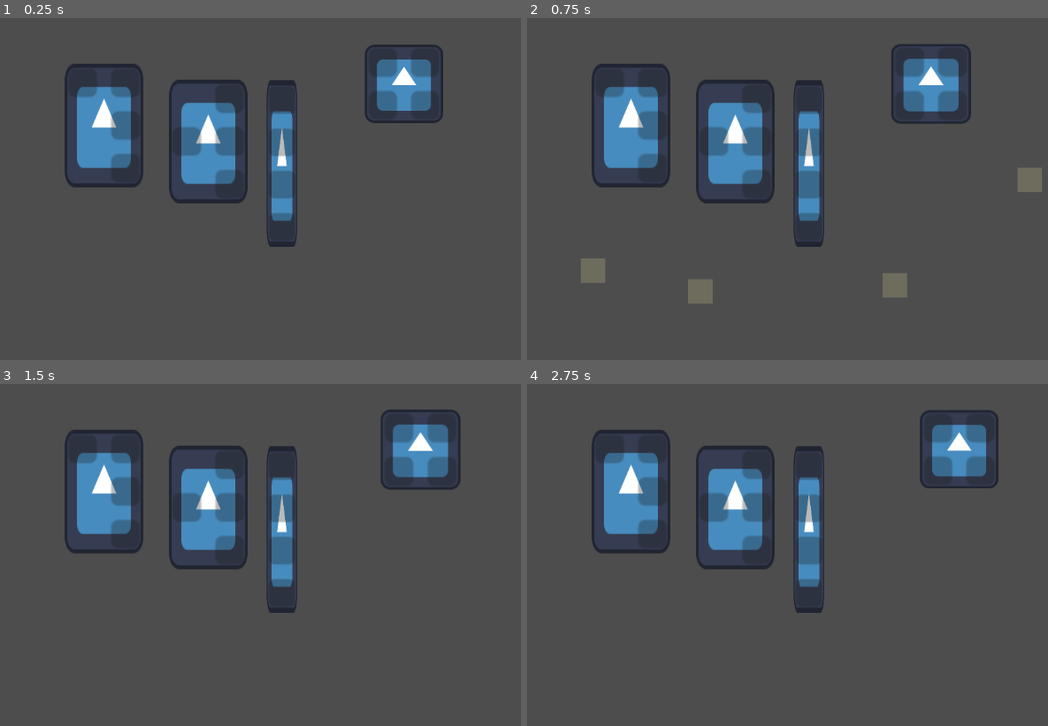
Above: before the commit, frames 1-4 (two rows, left to right).
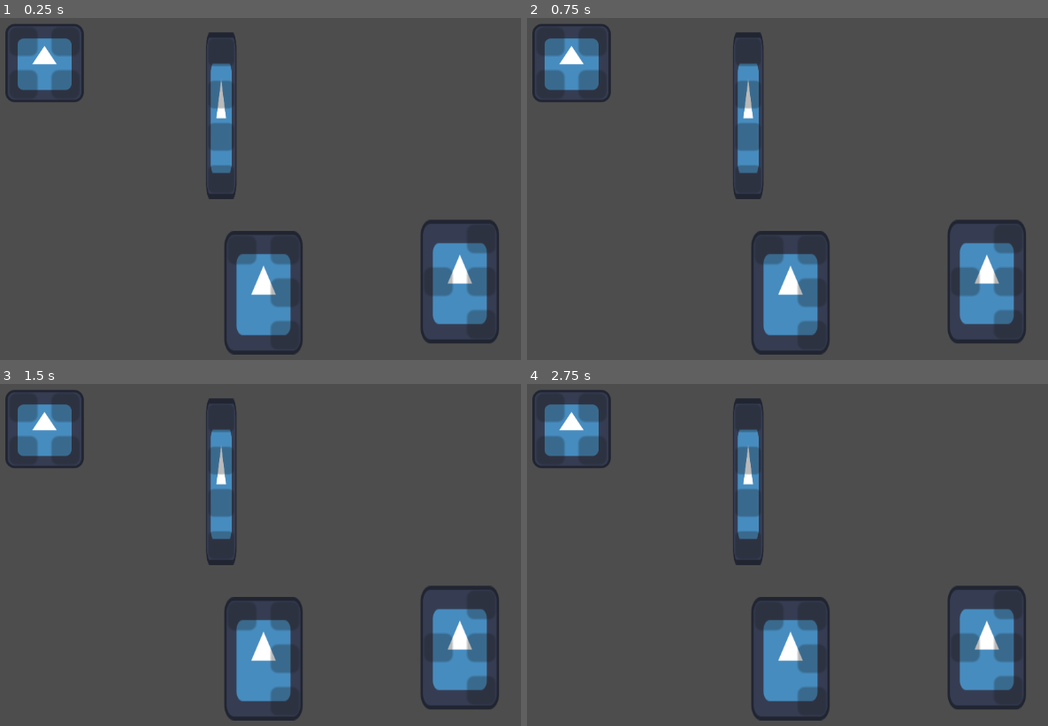
Above: after the commit, the same moments.

Repository: RRealJ/GameJam2024
Game: Godot game, scene res://cenas/testesPecas.tscn
Same seed, same stepped clock (60 frames per second), same inputs: the game is played once before the commit and once after it. The project has no main scene, so this scene is started directly. The engine's default icon, where the game draws it, is replaced by a stand-in: a white triangle on a blue panel in a dark square.
Inputs (mouse positions are in pixels of both pictures, inside the frame that each line leads up to):
- Up to frame 1 (0.25 s): no input
- Up to frame 2 (0.75 s): tap Enter at 0.5 s; move the mouse to (912, 62) at 0.52 s; press the mouse at (912, 62) at 0.53 s
- Up to frame 3 (1.5 s): tap Space at 1.25 s; move the mouse to (427, 428) at 1.27 s; release the mouse at (427, 428) at 1.28 s; click (427, 428) at 1.35 s
- Up to frame 4 (2.75 s): tap Enter at 2 s; move the mouse to (938, 472) at 2.02 s; press the mouse at (938, 472) at 2.03 s

The runs differ from the first frame. In frame 1, 25% of the frame differs, in the area x 1-96%, y 1-99%; in frame 2, 26%, in the area x 1-99%, y 1-99%; in frame 3, 25%; in frame 4, 25%.

Commit message:
bug dos encaixes consertados, porém tem um bug na hora de soltar no buraco, onde ele não vai no encaixe

Diff:
--- a/cenas/peca2x2.tscn
+++ b/cenas/peca2x2.tscn
@@ -2,7 +2,7 @@
 
 [ext_resource type="Texture2D" uid="uid://c87dfcgjth2gt" path="res://icon.svg" id="1_3b64e"]
 [ext_resource type="Script" path="res://scripts/peca_geral.gd" id="1_bh5f1"]
-[ext_resource type="Script" path="res://scripts/encaixe.gd" id="3_k0ldg"]
+[ext_resource type="Script" path="res://scripts/encaixes.gd" id="3_fqsut"]
 
 [sub_resource type="RectangleShape2D" id="RectangleShape2D_mo62t"]
 size = Vector2(31.0189, 30.6685)
@@ -26,6 +26,7 @@
 offset_bottom = -2.99999
 mouse_filter = 2
 disabled = true
+metadata/_edit_use_anchors_ = true
 
 [node name="Button2" type="Button" parent="sprite/area"]
 offset_left = 3.0
@@ -60,7 +61,7 @@
 debug_color = Color(0, 0.6, 0.701961, 0.027451)
 
 [node name="enc1" type="Area2D" parent="sprite"]
-script = ExtResource("3_k0ldg")
+script = ExtResource("3_fqsut")
 
 [node name="encaixe1" type="CollisionShape2D" parent="sprite/enc1"]
 position = Vector2(-34, -34)
@@ -68,6 +69,7 @@
 debug_color = Color(0.862745, 0.203922, 0, 0.282353)
 
 [node name="enc2" type="Area2D" parent="sprite"]
+script = ExtResource("3_fqsut")
 
 [node name="encaixe2" type="CollisionShape2D" parent="sprite/enc2"]
 position = Vector2(34, -34)
@@ -75,6 +77,7 @@
 debug_color = Color(0.862745, 0.203922, 0, 0.282353)
 
 [node name="end3" type="Area2D" parent="sprite"]
+script = ExtResource("3_fqsut")
 
 [node name="encaixe3" type="CollisionShape2D" parent="sprite/end3"]
 position = Vector2(-34, 35)
@@ -82,6 +85,7 @@
 debug_color = Color(0.862745, 0.203922, 0, 0.282353)
 
 [node name="enc4" type="Area2D" parent="sprite"]
+script = ExtResource("3_fqsut")
 
 [node name="encaixe4" type="CollisionShape2D" parent="sprite/enc4"]
 position = Vector2(35, 36)
@@ -92,10 +96,15 @@
 [connection signal="body_entered" from="sprite/area" to="." method="_on_area_body_entered"]
 [connection signal="body_exited" from="sprite/area" to="." method="_on_area_body_exited"]
 [connection signal="mouse_entered" from="sprite/enc1" to="." method="_on_mouse_entered"]
+[connection signal="mouse_entered" from="sprite/enc1" to="sprite/enc1" method="_on_mouse_entered"]
 [connection signal="mouse_exited" from="sprite/enc1" to="." method="_on_mouse_exited"]
+[connection signal="ready" from="sprite/enc1" to="sprite/enc1" method="_on_ready"]
 [connection signal="mouse_entered" from="sprite/enc2" to="." method="_on_mouse_entered"]
+[connection signal="mouse_entered" from="sprite/enc2" to="sprite/enc2" method="_on_mouse_entered"]
 [connection signal="mouse_exited" from="sprite/enc2" to="." method="_on_mouse_exited"]
 [connection signal="mouse_entered" from="sprite/end3" to="." method="_on_mouse_entered"]
+[connection signal="mouse_entered" from="sprite/end3" to="sprite/end3" method="_on_mouse_entered"]
 [connection signal="mouse_exited" from="sprite/end3" to="." method="_on_mouse_exited"]
 [connection signal="mouse_entered" from="sprite/enc4" to="." method="_on_mouse_entered"]
+[connection signal="mouse_entered" from="sprite/enc4" to="sprite/enc4" method="_on_mouse_entered"]
 [connection signal="mouse_exited" from="sprite/enc4" to="." method="_on_mouse_exited"]
--- a/cenas/pecaI.tscn
+++ b/cenas/pecaI.tscn
@@ -1,7 +1,8 @@
-[gd_scene load_steps=5 format=3 uid="uid://ovgmopgfrdyf"]
+[gd_scene load_steps=6 format=3 uid="uid://ovgmopgfrdyf"]
 
 [ext_resource type="Script" path="res://scripts/peca_geral.gd" id="1_j2lf4"]
 [ext_resource type="Texture2D" uid="uid://c87dfcgjth2gt" path="res://icon.svg" id="2_ea7v6"]
+[ext_resource type="Script" path="res://scripts/encaixes.gd" id="3_onx1d"]
 
 [sub_resource type="RectangleShape2D" id="RectangleShape2D_y210c"]
 size = Vector2(39, 42)
@@ -16,26 +17,42 @@
 scale = Vector2(0.391, 2.125)
 texture = ExtResource("2_ea7v6")
 
-[node name="encaixes" type="Area2D" parent="sprite"]
+[node name="enc1" type="Area2D" parent="sprite"]
 position = Vector2(-71.6113, 3.76471)
 scale = Vector2(2.55754, 0.470588)
+script = ExtResource("3_onx1d")
 
-[node name="encaixe" type="CollisionShape2D" parent="sprite/encaixes"]
+[node name="encaixe" type="CollisionShape2D" parent="sprite/enc1"]
 position = Vector2(27.5, 96)
 shape = SubResource("RectangleShape2D_y210c")
 debug_color = Color(0.862745, 0.301961, 0, 0.188235)
 
-[node name="encaixe2" type="CollisionShape2D" parent="sprite/encaixes"]
+[node name="enc2" type="Area2D" parent="sprite"]
+position = Vector2(-71.6113, 3.76471)
+scale = Vector2(2.55754, 0.470588)
+script = ExtResource("3_onx1d")
+
+[node name="encaixe2" type="CollisionShape2D" parent="sprite/enc2"]
 position = Vector2(28, -112)
 shape = SubResource("RectangleShape2D_y210c")
 debug_color = Color(0.862745, 0.301961, 0, 0.188235)
 
-[node name="encaixe3" type="CollisionShape2D" parent="sprite/encaixes"]
+[node name="enc3" type="Area2D" parent="sprite"]
+position = Vector2(-71.6113, 3.76471)
+scale = Vector2(2.55754, 0.470588)
+script = ExtResource("3_onx1d")
+
+[node name="encaixe3" type="CollisionShape2D" parent="sprite/enc3"]
 position = Vector2(28, -43)
 shape = SubResource("RectangleShape2D_y210c")
 debug_color = Color(0.862745, 0.301961, 0, 0.188235)
 
-[node name="encaixe4" type="CollisionShape2D" parent="sprite/encaixes"]
+[node name="enc4" type="Area2D" parent="sprite"]
+position = Vector2(-71.6113, 3.76471)
+scale = Vector2(2.55754, 0.470588)
+script = ExtResource("3_onx1d")
+
+[node name="encaixe4" type="CollisionShape2D" parent="sprite/enc4"]
 position = Vector2(28, 25)
 shape = SubResource("RectangleShape2D_y210c")
 debug_color = Color(0.862745, 0.301961, 0, 0.188235)
@@ -90,7 +107,17 @@
 debug_color = Color(0, 0.6, 0.701961, 0)
 
 [connection signal="ready" from="." to="." method="_on_ready"]
+[connection signal="mouse_entered" from="sprite/enc1" to="." method="_on_mouse_entered"]
+[connection signal="mouse_entered" from="sprite/enc1" to="sprite/enc1" method="_on_mouse_entered"]
+[connection signal="mouse_exited" from="sprite/enc1" to="." method="_on_mouse_exited"]
+[connection signal="mouse_entered" from="sprite/enc2" to="." method="_on_mouse_entered"]
+[connection signal="mouse_entered" from="sprite/enc2" to="sprite/enc2" method="_on_mouse_entered"]
+[connection signal="mouse_exited" from="sprite/enc2" to="." method="_on_mouse_exited"]
+[connection signal="mouse_entered" from="sprite/enc3" to="." method="_on_mouse_entered"]
+[connection signal="mouse_entered" from="sprite/enc3" to="sprite/enc3" method="_on_mouse_entered"]
+[connection signal="mouse_exited" from="sprite/enc3" to="." method="_on_mouse_exited"]
+[connection signal="mouse_entered" from="sprite/enc4" to="." method="_on_mouse_entered"]
+[connection signal="mouse_entered" from="sprite/enc4" to="sprite/enc4" method="_on_mouse_entered"]
+[connection signal="mouse_exited" from="sprite/enc4" to="." method="_on_mouse_exited"]
 [connection signal="body_entered" from="sprite/area" to="." method="_on_area_body_entered"]
 [connection signal="body_exited" from="sprite/area" to="." method="_on_area_body_exited"]
-[connection signal="mouse_entered" from="sprite/area" to="." method="_on_area_mouse_entered"]
-[connection signal="mouse_exited" from="sprite/area" to="." method="_on_area_mouse_exited"]
--- a/cenas/peca_L.tscn
+++ b/cenas/peca_L.tscn
@@ -1,7 +1,8 @@
-[gd_scene load_steps=4 format=3 uid="uid://higaqni2e10g"]
+[gd_scene load_steps=5 format=3 uid="uid://higaqni2e10g"]
 
 [ext_resource type="Script" path="res://scripts/peca_geral.gd" id="1_fd83k"]
 [ext_resource type="Texture2D" uid="uid://c87dfcgjth2gt" path="res://icon.svg" id="2_xbp8j"]
+[ext_resource type="Script" path="res://scripts/encaixes.gd" id="3_nfc85"]
 
 [sub_resource type="RectangleShape2D" id="RectangleShape2D_cnnkk"]
 size = Vector2(43, 28.5896)
@@ -58,24 +59,35 @@
 modulate = Color(1, 1, 1, 0.0980392)
 polygon = PackedVector2Array(-15, -23, -15, -11, 3, -11, 3, 25, 15, 25, 15, -23)
 
-[node name="encaixes" type="Area2D" parent="sprite"]
+[node name="enc1" type="Area2D" parent="sprite"]
+script = ExtResource("3_nfc85")
 
-[node name="encaixe1" type="CollisionShape2D" parent="sprite/encaixes"]
+[node name="encaixe1" type="CollisionShape2D" parent="sprite/enc1"]
 position = Vector2(34.5, 0.317642)
 shape = SubResource("RectangleShape2D_cnnkk")
 debug_color = Color(0.894118, 0.317647, 0, 0.129412)
 
-[node name="encaixe2" type="CollisionShape2D" parent="sprite/encaixes"]
-position = Vector2(-34, -43.8374)
+[node name="enc2" type="Area2D" parent="sprite"]
+position = Vector2(0, 1.27065)
+script = ExtResource("3_nfc85")
+
+[node name="encaixe2" type="CollisionShape2D" parent="sprite/enc2"]
+position = Vector2(-34, -45.108)
 shape = SubResource("RectangleShape2D_cnnkk")
 debug_color = Color(0.894118, 0.317647, 0, 0.129412)
 
-[node name="encaixe3" type="CollisionShape2D" parent="sprite/encaixes"]
+[node name="enc3" type="Area2D" parent="sprite"]
+script = ExtResource("3_nfc85")
+
+[node name="encaixe3" type="CollisionShape2D" parent="sprite/enc3"]
 position = Vector2(35, -43.8374)
 shape = SubResource("RectangleShape2D_cnnkk")
 debug_color = Color(0.894118, 0.317647, 0, 0.129412)
 
-[node name="encaixe4" type="CollisionShape2D" parent="sprite/encaixes"]
+[node name="enc4" type="Area2D" parent="sprite"]
+script = ExtResource("3_nfc85")
+
+[node name="encaixe4" type="CollisionShape2D" parent="sprite/enc4"]
 position = Vector2(34, 44.4727)
 shape = SubResource("RectangleShape2D_cnnkk")
 debug_color = Color(0.894118, 0.317647, 0, 0.129412)
@@ -83,5 +95,15 @@
 [connection signal="ready" from="." to="." method="_on_ready"]
 [connection signal="body_entered" from="sprite/area" to="." method="_on_area_body_entered"]
 [connection signal="body_exited" from="sprite/area" to="." method="_on_area_body_exited"]
-[connection signal="mouse_entered" from="sprite/area" to="." method="_on_area_mouse_entered"]
-[connection signal="mouse_exited" from="sprite/area" to="." method="_on_area_mouse_exited"]
+[connection signal="mouse_entered" from="sprite/enc1" to="." method="_on_mouse_entered"]
+[connection signal="mouse_entered" from="sprite/enc1" to="sprite/enc1" method="_on_mouse_entered"]
+[connection signal="mouse_exited" from="sprite/enc1" to="." method="_on_mouse_exited"]
+[connection signal="mouse_entered" from="sprite/enc2" to="." method="_on_mouse_entered"]
+[connection signal="mouse_entered" from="sprite/enc2" to="sprite/enc2" method="_on_mouse_entered"]
+[connection signal="mouse_exited" from="sprite/enc2" to="." method="_on_mouse_exited"]
+[connection signal="mouse_entered" from="sprite/enc3" to="." method="_on_mouse_entered"]
+[connection signal="mouse_entered" from="sprite/enc3" to="sprite/enc3" method="_on_mouse_entered"]
+[connection signal="mouse_exited" from="sprite/enc3" to="." method="_on_mouse_exited"]
+[connection signal="mouse_entered" from="sprite/enc4" to="." method="_on_mouse_entered"]
+[connection signal="mouse_entered" from="sprite/enc4" to="sprite/enc4" method="_on_mouse_entered"]
+[connection signal="mouse_exited" from="sprite/enc4" to="." method="_on_mouse_exited"]
--- a/cenas/peca_T.tscn
+++ b/cenas/peca_T.tscn
@@ -1,7 +1,8 @@
-[gd_scene load_steps=4 format=3 uid="uid://b41dapldo5twn"]
+[gd_scene load_steps=5 format=3 uid="uid://b41dapldo5twn"]
 
 [ext_resource type="Script" path="res://scripts/peca_geral.gd" id="1_t7yn1"]
 [ext_resource type="Texture2D" uid="uid://c87dfcgjth2gt" path="res://icon.svg" id="2_s56ct"]
+[ext_resource type="Script" path="res://scripts/encaixes.gd" id="3_4a13f"]
 
 [sub_resource type="RectangleShape2D" id="RectangleShape2D_f5gjw"]
 size = Vector2(44, 28.4244)
@@ -58,30 +59,56 @@
 modulate = Color(1, 1, 1, 0.152941)
 polygon = PackedVector2Array(-15, -5, -15, 7, 3, 7, 3, 25, 15, 25, 15, -23, 3, -23, 3, -5)
 
-[node name="encaixes" type="Area2D" parent="sprite"]
+[node name="enc1" type="Area2D" parent="sprite"]
+script = ExtResource("3_4a13f")
 
-[node name="encaixe" type="CollisionShape2D" parent="sprite/encaixes"]
+[node name="encaixe" type="CollisionShape2D" parent="sprite/enc1"]
 position = Vector2(-34, 0.400261)
 shape = SubResource("RectangleShape2D_f5gjw")
 debug_color = Color(0.917647, 0.282353, 0, 0.129412)
 
-[node name="encaixe2" type="CollisionShape2D" parent="sprite/encaixes"]
+[node name="enc2" type="Area2D" parent="sprite"]
+script = ExtResource("3_4a13f")
+
+[node name="encaixe2" type="CollisionShape2D" parent="sprite/enc2"]
 position = Vector2(35, 43.202)
 shape = SubResource("RectangleShape2D_f5gjw")
 debug_color = Color(0.917647, 0.282353, 0, 0.129412)
 
-[node name="encaixe3" type="CollisionShape2D" parent="sprite/encaixes"]
-position = Vector2(35, -44.4727)
+[node name="enc3" type="Area2D" parent="sprite"]
+position = Vector2(0, -2.46154)
+scale = Vector2(3.87879, 2.46154)
+script = ExtResource("3_4a13f")
+
+[node name="encaixe3" type="CollisionShape2D" parent="sprite/enc3"]
+position = Vector2(9.02343, -17.067)
+scale = Vector2(0.257812, 0.40625)
 shape = SubResource("RectangleShape2D_f5gjw")
 debug_color = Color(0.917647, 0.282353, 0, 0.129412)
 
-[node name="encaixe4" type="CollisionShape2D" parent="sprite/encaixes"]
-position = Vector2(35, 3.69549e-06)
+[node name="enc4" type="Area2D" parent="sprite"]
+position = Vector2(0, -2.46154)
+scale = Vector2(3.87879, 2.46154)
+script = ExtResource("3_4a13f")
+
+[node name="encaixe4" type="CollisionShape2D" parent="sprite/enc4"]
+position = Vector2(9.02344, 1)
+scale = Vector2(0.257812, 0.40625)
 shape = SubResource("RectangleShape2D_f5gjw")
 debug_color = Color(0.917647, 0.282353, 0, 0.129412)
 
 [connection signal="ready" from="." to="." method="_on_ready"]
 [connection signal="body_entered" from="sprite/area" to="." method="_on_area_body_entered"]
 [connection signal="body_exited" from="sprite/area" to="." method="_on_area_body_exited"]
-[connection signal="mouse_entered" from="sprite/area" to="." method="_on_area_mouse_entered"]
-[connection signal="mouse_exited" from="sprite/area" to="." method="_on_area_mouse_exited"]
+[connection signal="mouse_entered" from="sprite/enc1" to="." method="_on_mouse_entered"]
+[connection signal="mouse_entered" from="sprite/enc1" to="sprite/enc1" method="_on_mouse_entered"]
+[connection signal="mouse_exited" from="sprite/enc1" to="." method="_on_mouse_exited"]
+[connection signal="mouse_entered" from="sprite/enc2" to="." method="_on_mouse_entered"]
+[connection signal="mouse_entered" from="sprite/enc2" to="sprite/enc2" method="_on_mouse_entered"]
+[connection signal="mouse_exited" from="sprite/enc2" to="." method="_on_mouse_exited"]
+[connection signal="mouse_entered" from="sprite/enc3" to="." method="_on_mouse_entered"]
+[connection signal="mouse_entered" from="sprite/enc3" to="sprite/enc3" method="_on_mouse_entered"]
+[connection signal="mouse_exited" from="sprite/enc3" to="." method="_on_mouse_exited"]
+[connection signal="mouse_entered" from="sprite/enc4" to="." method="_on_mouse_entered"]
+[connection signal="mouse_entered" from="sprite/enc4" to="sprite/enc4" method="_on_mouse_entered"]
+[connection signal="mouse_exited" from="sprite/enc4" to="." method="_on_mouse_exited"]
--- a/cenas/testesPecas.tscn
+++ b/cenas/testesPecas.tscn
@@ -9,24 +9,25 @@
 [node name="TestesPecas" type="Node2D"]
 
 [node name="peca2x2" parent="." instance=ExtResource("1_1sh4d")]
-position = Vector2(784, 135)
+position = Vector2(198, 101)
 
 [node name="PecaL" parent="." instance=ExtResource("3_rdo4y")]
+position = Vector2(555, 476)
 
 [node name="peca_T" parent="." instance=ExtResource("4_6exub")]
-position = Vector2(465, 229)
+position = Vector2(875, 458)
 
 [node name="Peca__I" parent="." instance=ExtResource("4_pjlgx")]
-position = Vector2(585, 265)
+position = Vector2(486, 187)
 
 [node name="buraco" parent="." instance=ExtResource("5_dxoyu")]
-position = Vector2(213, 420)
+position = Vector2(128, 275)
 
 [node name="buraco2" parent="." instance=ExtResource("5_dxoyu")]
-position = Vector2(388, 454)
+position = Vector2(325, 261)
 
 [node name="buraco3" parent="." instance=ExtResource("5_dxoyu")]
-position = Vector2(925, 272)
+position = Vector2(864, 146)
 
 [node name="buraco4" parent="." instance=ExtResource("5_dxoyu")]
-position = Vector2(705, 444)
+position = Vector2(621, 272)
--- a/scripts/encaixe.gd
+++ /dev/null
@@ -1 +0,0 @@
-extends Area2D
--- /dev/null
+++ b/scripts/encaixes.gd
@@ -0,0 +1,7 @@
+extends Node
+
+@onready var peca = $"../../"
+
+
+func _on_mouse_entered() -> void:
+	peca.encaixe = self
--- a/scripts/peca_geral.gd
+++ b/scripts/peca_geral.gd
@@ -21,6 +21,7 @@
 func _process(delta: float) -> void:
 	if draggable:	#codigo para arrastar com mouse e animação com tween
 		if Input.is_action_just_pressed("click"):
+			print(encaixe.name)
 			initialPos = global_position
 			offset = get_global_mouse_position() - global_position
 			Global.is_dragging = true
@@ -52,12 +53,10 @@
 func _on_mouse_entered() -> void:
 	if not Global.is_dragging:
 		draggable = true
-		print("entrnado", self.name)
 		scale = Vector2(1.02, 1.02)
 
 
 func _on_mouse_exited() -> void:
 	if not Global.is_dragging:
 		draggable = false
-		print("saindo", self.name)
 		scale = Vector2(1, 1)
